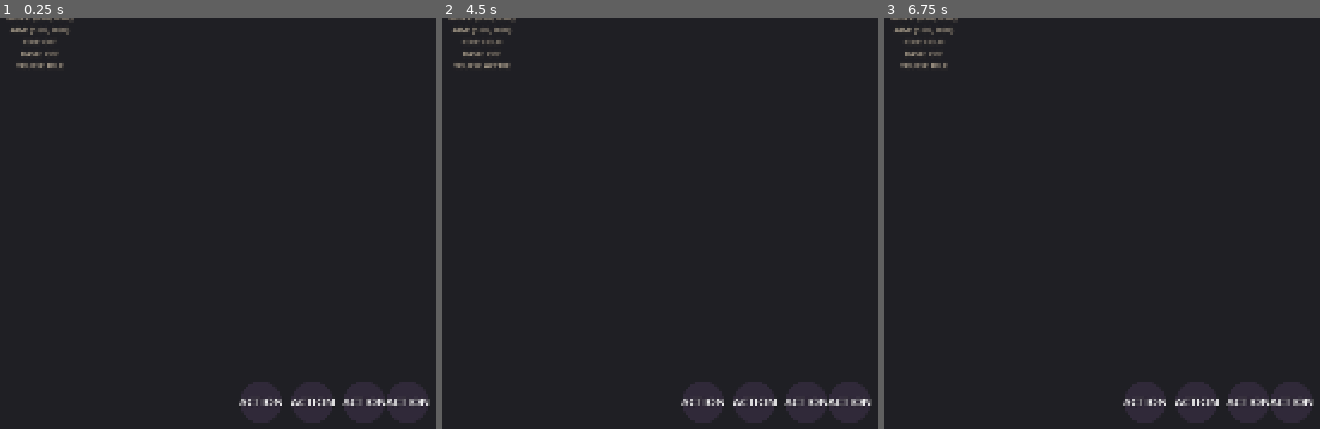
Above: before the commit, frames 1-3 (left to right).
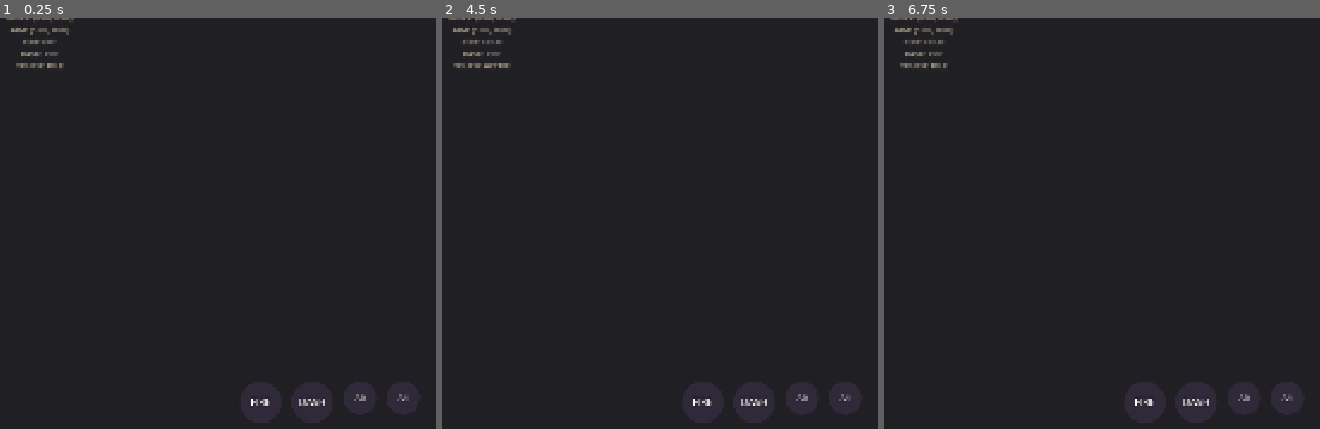
Above: after the commit, the same moments.

Repository: ZhiH2333/WPG
Game: Godot game, scene res://ui/mobile/mobile_controls_test.tscn
Same seed, same stepped clock (60 frames per second), same inputs: the game is played once before the commit and once after it. This scene is started directly instead of the project's main scene.
Inputs (mouse positions are in pixels of both pictures, inside the frame that each line leads up to):
- Up to frame 1 (0.25 s): no input
- Up to frame 2 (4.5 s): click (703, 400) at 0.5 s, where only the run before the commit has a clickable "ACTION"; click (703, 400) at 1.25 s, where only the run after the commit has a clickable "FIRE"; click (755, 400) at 2 s, where only the run after the commit has a clickable "DASH"; click (803, 396) at 2.75 s, where only the run after the commit has a clickable "A0"; click (847, 396) at 3.5 s, where only the run after the commit has a clickable "A1"; tap Enter (ui_accept) at 4.25 s; drag from (outside the picture) to (564, 145) at 4.27 s
- Up to frame 3 (6.75 s): drag from (1272, 416) to (884, 334) at 5.02 s; move the mouse to (1145, 416) at 5.77 s; hold D (move_right) 5.78-6.5 s; hold Space (dash) 5.78-6.5 s; click (1145, 416) at 6.05 s; tap Enter (ui_accept) at 6.5 s; drag from (1197, 416) to (outside the picture) at 6.52 s

The runs differ from the first frame. In frame 1, 0.5% of the frame differs, in the area x 54-99%, y 91-95%; in frame 2, 0.5%; in frame 3, 0.5%.
Error in both runs: Trying to assign value of type 'TextureRect' to a variable of type 'Panel'. (res://ui/mobile/virtual_stick.gd:21)

Commit message:
:sparkles: joy pt3

Diff:
--- a/ui/mobile/mobile_controls_test.gd
+++ b/ui/mobile/mobile_controls_test.gd
@@ -23,10 +23,6 @@
 	_dash_button.button_text = "DASH"
 	_ability0_button.button_text = "A0"
 	_ability1_button.button_text = "A1"
-	_fire_button.button_color = Color(1, 0.4, 0.67, 1)
-	_dash_button.button_color = Color(0.4, 0.72, 1, 1)
-	_ability0_button.button_color = Color(0.95, 0.62, 0.35, 1)
-	_ability1_button.button_color = Color(0.95, 0.62, 0.35, 1)
 	_ability0_button.button_size = Vector2(80, 80)
 	_ability1_button.button_size = Vector2(80, 80)
 	_fire_button.font_size = 24
--- a/ui/mobile/touch_controls.gd
+++ b/ui/mobile/touch_controls.gd
@@ -47,10 +47,6 @@
 	_dash_button.button_text = "DASH"
 	_ability0_button.button_text = "A0"
 	_ability1_button.button_text = "A1"
-	_fire_button.button_color = Color(1, 0.4, 0.67, 1)
-	_dash_button.button_color = Color(0.4, 0.72, 1, 1)
-	_ability0_button.button_color = Color(0.95, 0.62, 0.35, 1)
-	_ability1_button.button_color = Color(0.95, 0.62, 0.35, 1)
 	_ability0_button.use_small_variant = true
 	_ability1_button.use_small_variant = true
 	_fire_button._setup_button()
